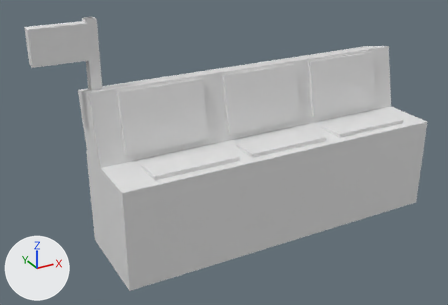
What one commit did to the Blender file Assets/Models/Props/ComputerTrio.blend.
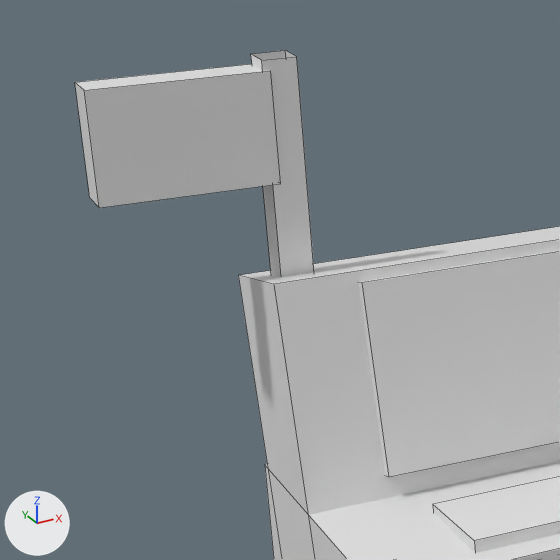
There are two pictures of each version: one whole from a 50 mm camera at (-3.15, -4.84, 3.3) aimed at (-0.46, 0.04, 0.86), one close up on the part from 0% to 41% of the width and 0% to 60% of the height. Lighting does not change. The marker at lower left points along +X, +Y and +Z. The close-ups show mesh edges as thin lines.

In view in the first close-up: 'Computer Trio', 'Sign'.
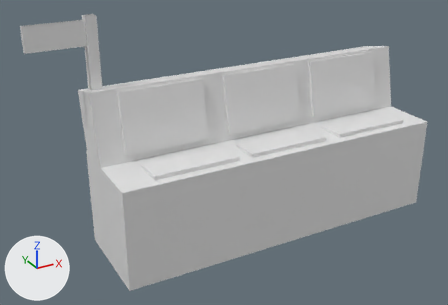
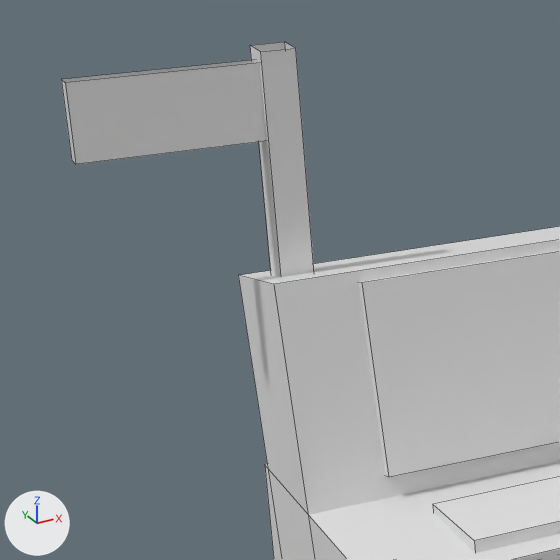
Changed parts and their boxes [x1, y1, x2, y2] in the close-ups (560 x 560 px; the box of a moved part takes in the faces that stretch with it):
'Sign', reshaped
    before: [75, 50, 314, 277]
    after: [61, 42, 314, 277]
part 1 of me_cube, rebuilt (28% shorter)
    before: [75, 64, 281, 208]
    after: [61, 60, 266, 164]
part 2 of me_cube, moved or reshaped
    before: [251, 50, 314, 277]
    after: [250, 42, 314, 277]

Diff of the bpy script that builds the scene:
```diff
--- a/Assets/Models/Props/ComputerTrio.blend.py
+++ b/Assets/Models/Props/ComputerTrio.blend.py
@@ me_cube @@
 # used by ob_sign; parent = ob_computer_trio; location = (-1.583, 0.407, 1.557)
 # verts and faces of me_cube; kept vertices keep their numbers, new ones are numbered from 16
 # before: 1 (-0.05, -0.05, 0.66) at pixel (261, 60), 3 (-0.05, 0.05, 0.66) at pixel (250, 53), 5 (0.05, -0.05, 0.66) at pixel (296, 56), 7 (0.05, 0.05, 0.66) at pixel (285, 50)
-me_cube.from_pydata(...)  # 16 vertices, 9 faces; spans x -0.538..0.05, y -0.057..0.057, z 0.0..0.66
+me_cube.from_pydata(...)  # 16 vertices, 8 faces; spans x -0.579..0.05, y -0.05..0.05, z 0.0..0.684
+# me_cube part 1: the loose piece of 8 vertices spanning x -0.538..-0.029, y -0.057..0.057, z 0.309..0.63 is rebuilt with 8 vertices and now spans x -0.579..-0.036, y -0.025..0.025, z 0.428..0.648
+# me_cube part 2
+for i in [1, 3, 5, 7]: verts[i] += (0.0, 0.0, 0.024)
 me_cube.materials.append(mat_default___prop)
```
